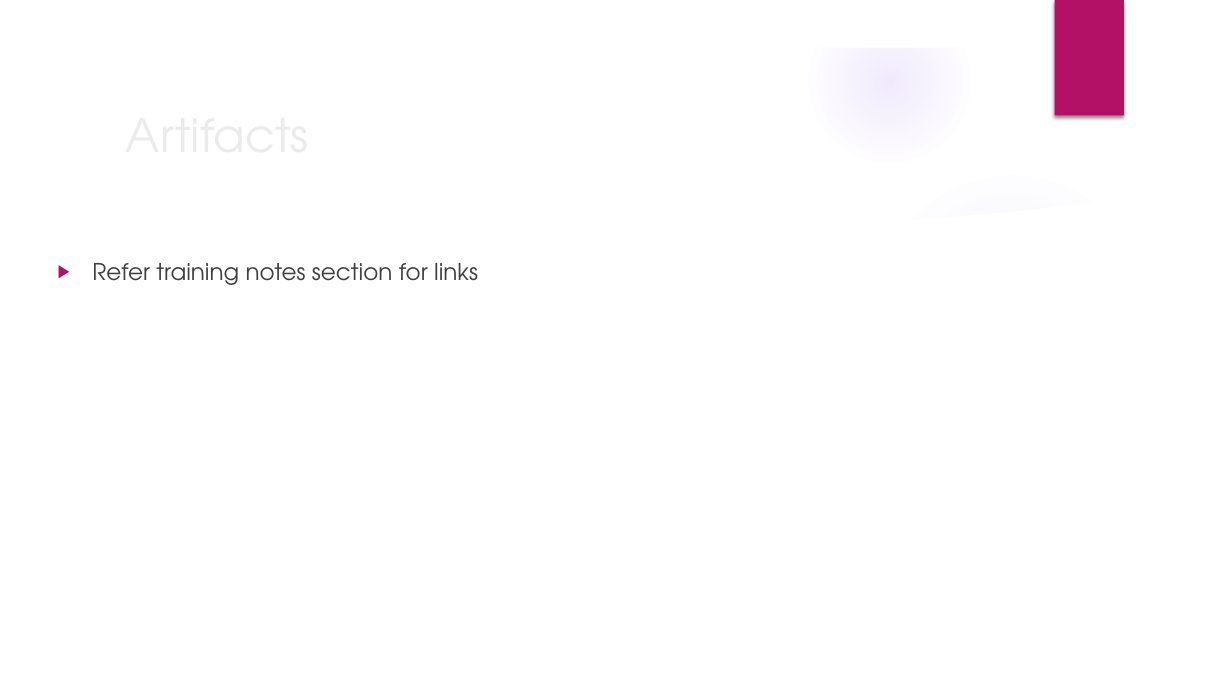
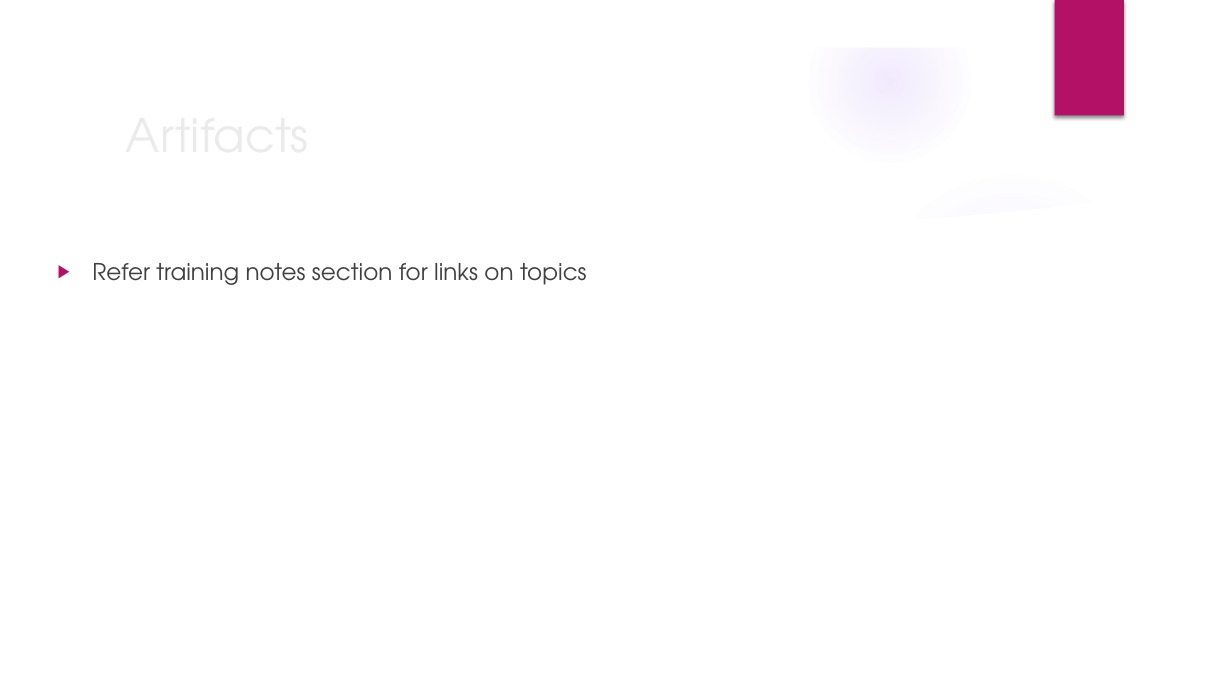
Before and after one commit to deepkumartraining/docker-k8s-April23, a slide deck: slide 3 of Day40/DockerAndKubernetes_Training-Day40.pptx. Drawn at 1232x693 pixels with LibreOffice and Linux fonts; fonts in the diff are those of the drawing; background and template pictures are left out. Boxes give left, top, right and bottom in pixels: in the first picture for what was removed or moved away, otherwise in the second. Text is boxed around its words. In the diff, an @@ line names an element or a change of style, - is before the commit and + after.

```diff
--- a/Day40/DockerAndKubernetes_Training-Day40.pptx
+++ b/Day40/DockerAndKubernetes_Training-Day40.pptx
@@ text at <box>92,263,587,285</box>: text changed @@
-▶ Refer training notes section for links
+▶ Refer training notes section for links on topics
```
Also in this commit, not shown: 1 other slide changed, 1 other file.
